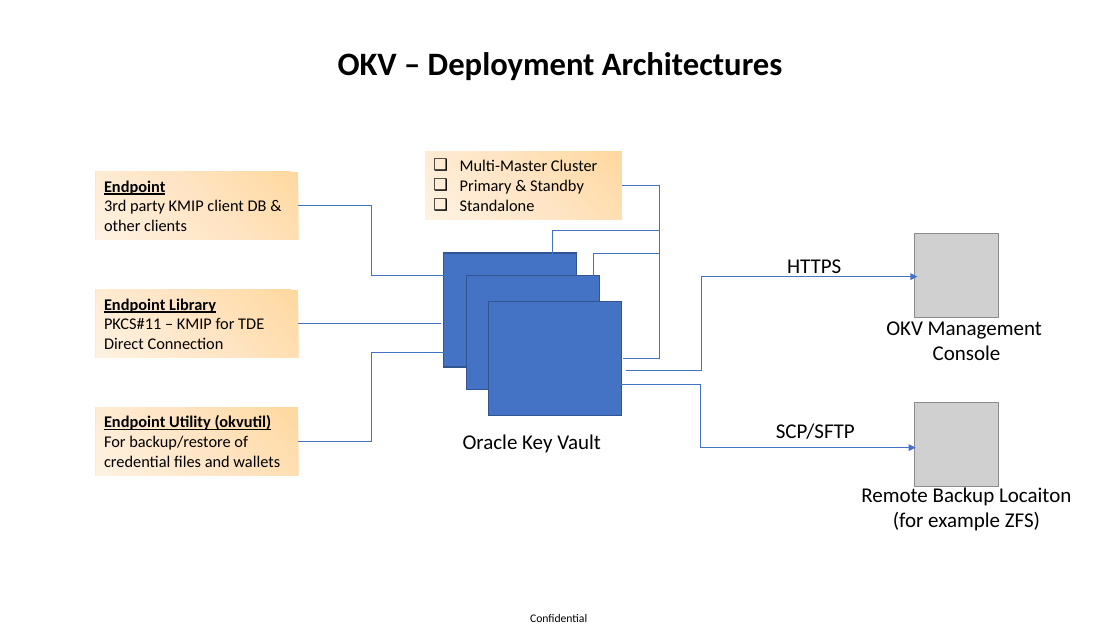
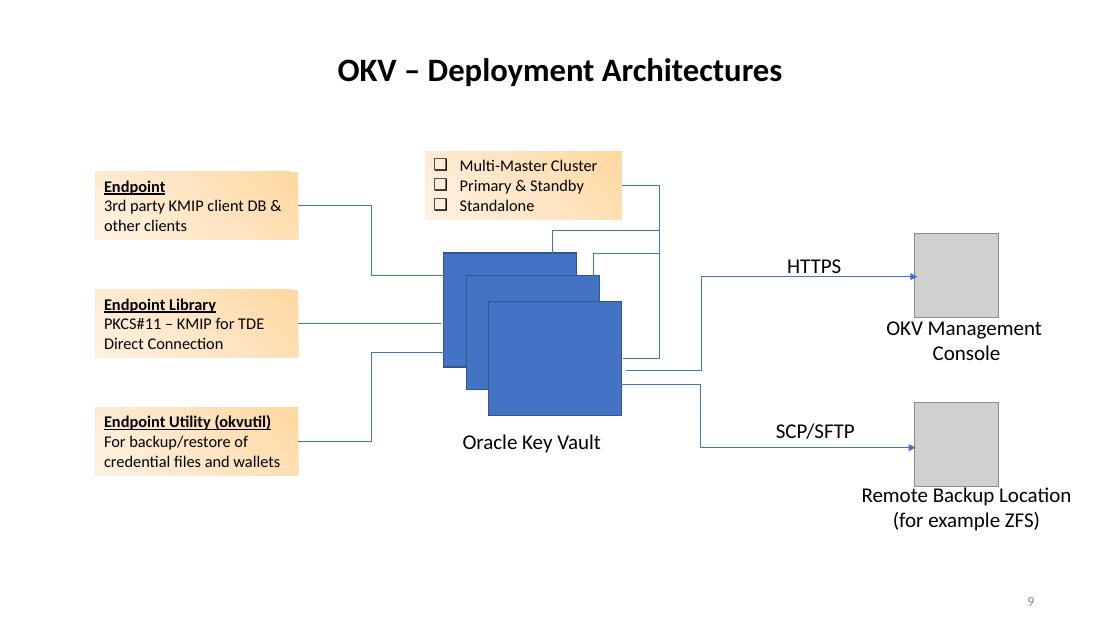
Before and after one commit to zizu1985/DOAG_OKV_EXACC, a slide deck: slide 9 of Oracle_Key_Vault_Overview.pptx (slide 8 before the commit). Drawn at 1120x630 pixels with LibreOffice and Linux fonts; fonts in the diff are those of the drawing; grey boxes stand for pictures; background and template pictures are left out. Boxes give left, top, right and bottom in pixels: in the first picture for what was removed or moved away, otherwise in the second. Text is boxed around its words. In the diff, an @@ line names an element or a change of style, - is before the commit and + after.

```diff
--- a/Oracle_Key_Vault_Overview.pptx
+++ b/Oracle_Key_Vault_Overview.pptx
@@ text "OKV – Deployment Architectures" at <box>338,58,782,86</box>: vertical alignment middle to bottom @@
@@ text at <box>862,485,1071,531</box>: text changed @@
-Remote Backup Locaiton
-(for example ZFS)
+Remote Backup Location
+(for example ZFS)
@@ page number added at <box>1027,597,1034,606</box>, 12 pt, text #8C8C8C @@
+9
@@ text removed at <box>530,614,587,622</box> @@
-Confidential
```
Also in this commit, not shown: 8 other slides changed, 2 slides added, 1 slide removed.
